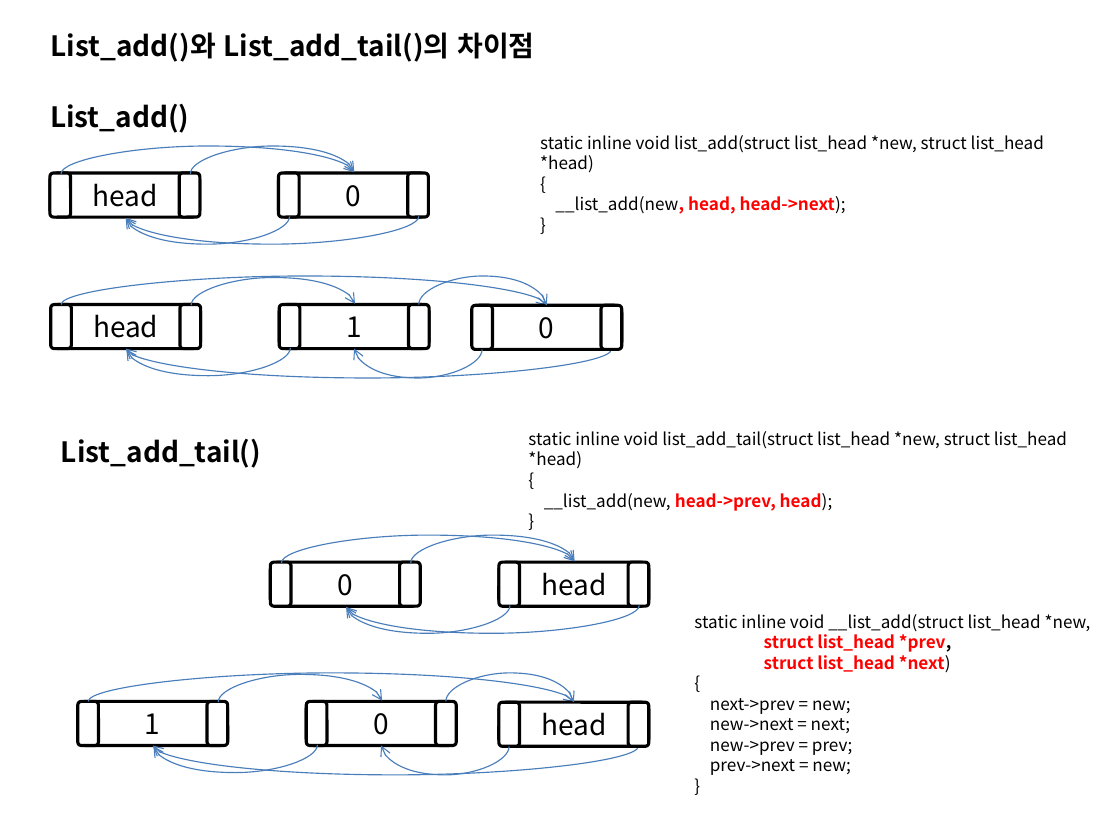
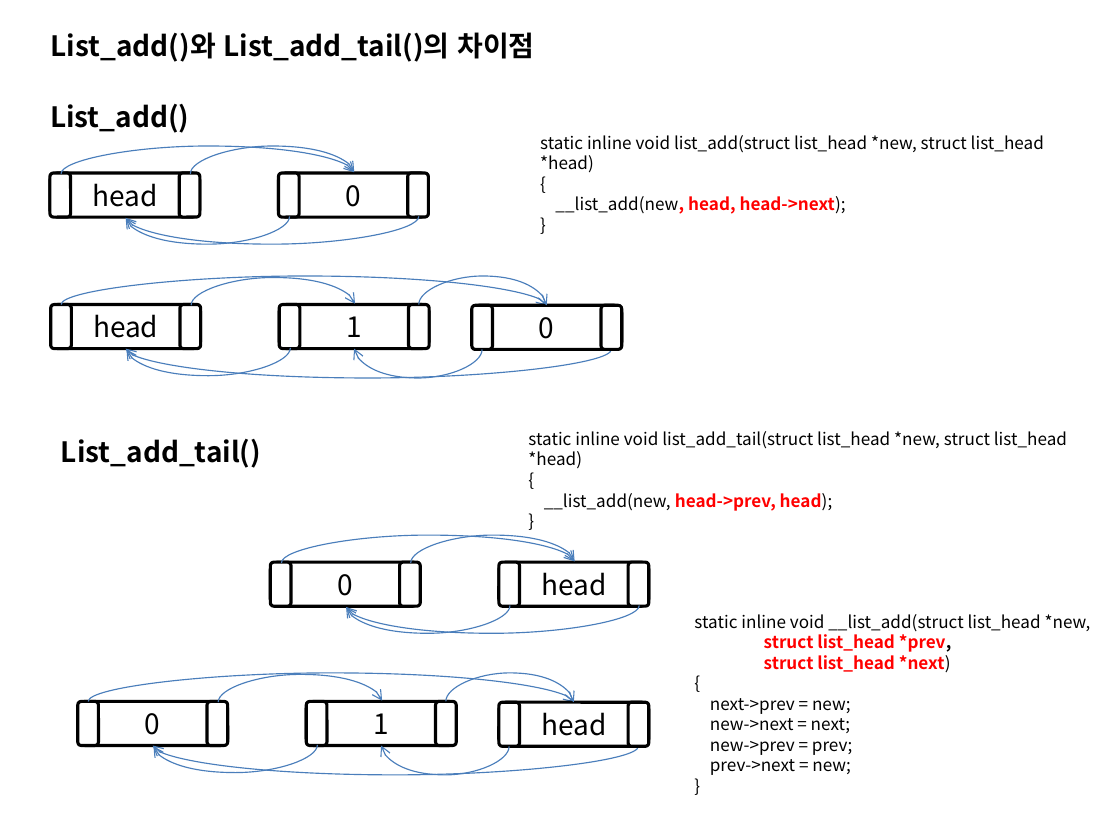
Before and after one commit to iamroot11c/kernel, a slide deck: slide 3 of 00-iamroot11c/users/blomdhal/temp/temp.pptx. Drawn at 1120x840 pixels with LibreOffice and Linux fonts; fonts in the diff are those of the drawing. Boxes give left, top, right and bottom in pixels: in the first picture for what was removed or moved away, otherwise in the second. Text is boxed around its words. In the diff, an @@ line names an element or a change of style, - is before the commit and + after.

```diff
--- a/00-iamroot11c/users/blomdhal/temp/temp.pptx
+++ b/00-iamroot11c/users/blomdhal/temp/temp.pptx
@@ text in rounded rectangle at box(145, 713, 161, 735): text changed @@
-1
+0
@@ text in rounded rectangle at box(373, 713, 389, 734): text changed @@
-0
+1
```
Also in this commit, not shown: 1 slide added, 1 other file.
